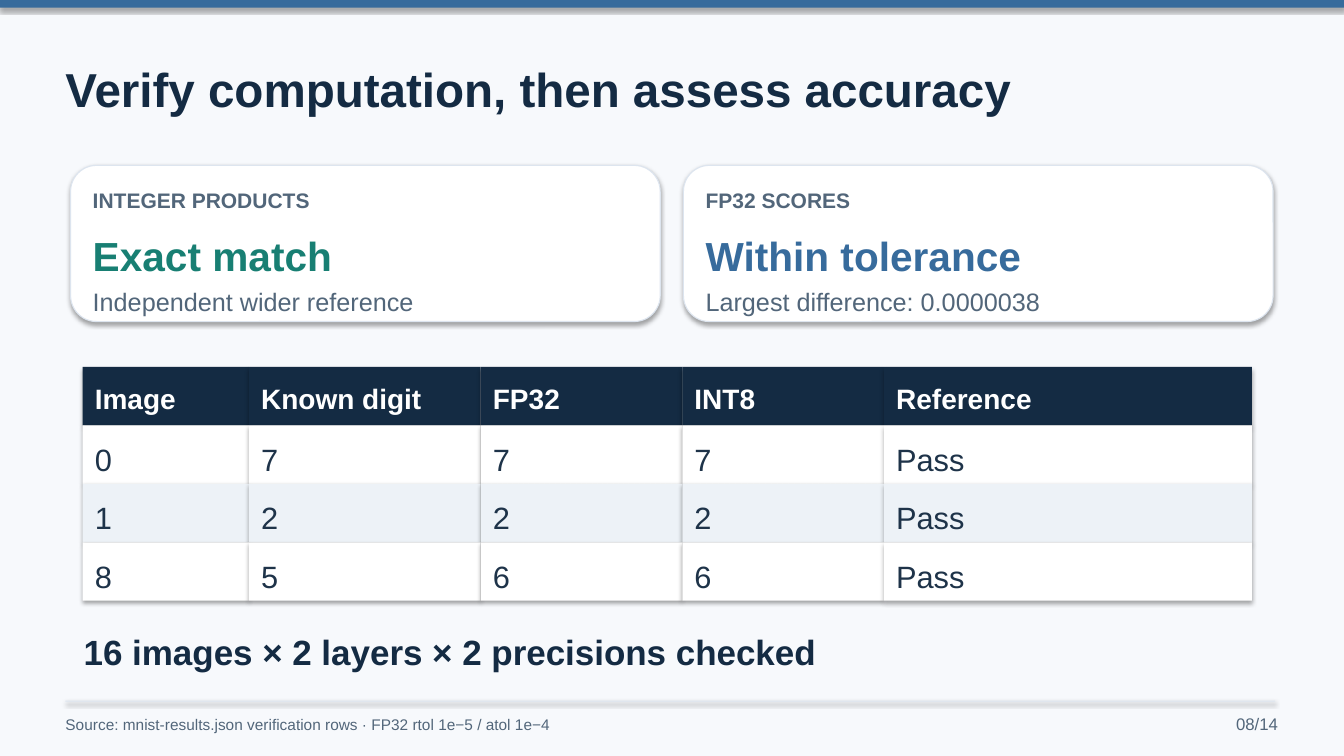
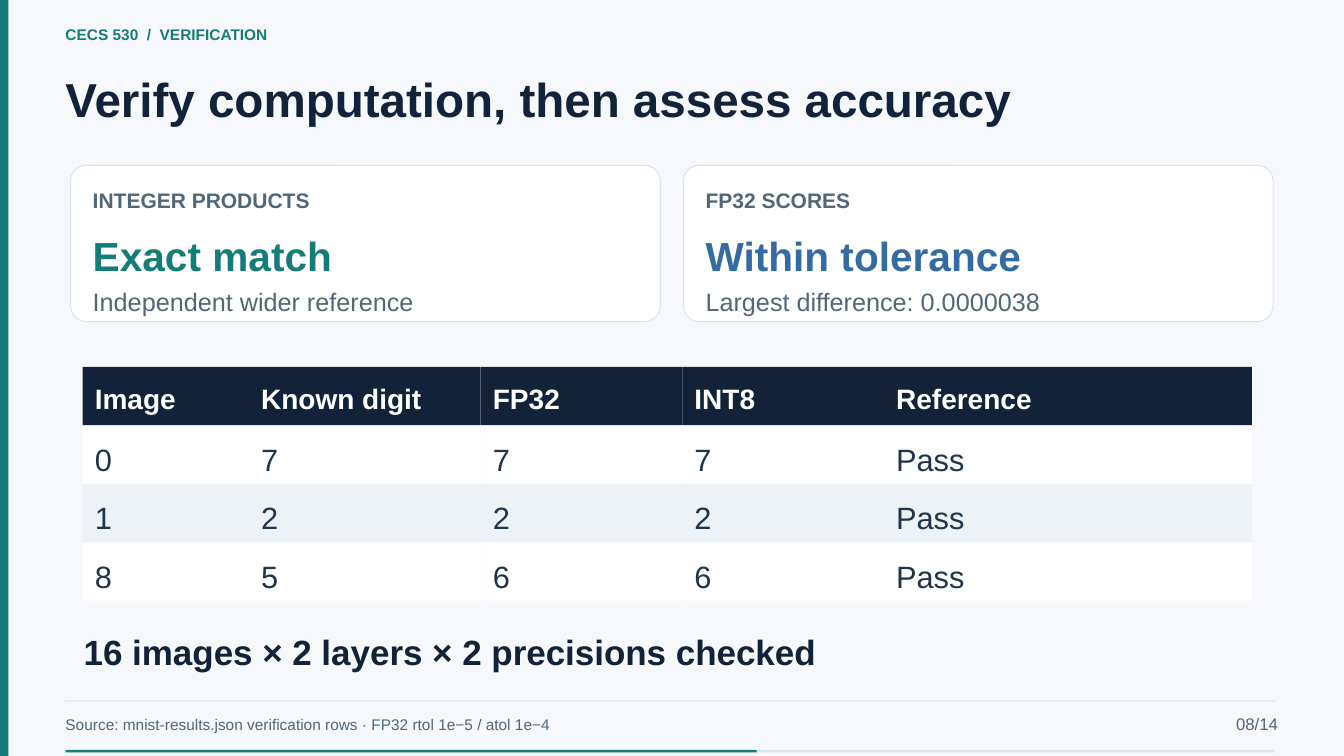
Before and after one commit to EnragedWaters/CECS-530-Quantized-Neural-Network-Accelerator, a slide deck: slide 8 of presentation/project-presentation.pptx. Drawn at 1344x756 pixels with LibreOffice and Linux fonts; fonts in the diff are those of the drawing. Boxes give left, top, right and bottom in pixels: in the first picture for what was removed or moved away, otherwise in the second. Text is boxed around its words. In the diff, an @@ line names an element or a change of style, - is before the commit and + after.

Commit message:
applying a theme to powerpoint to pretty it up

```diff
--- a/presentation/project-presentation.pptx
+++ b/presentation/project-presentation.pptx
@@ background #F7F9FC to #F6F8FB @@
@@ rectangle removed at <box>0,0,1344,7</box> @@
@@ rectangle added at <box>0,0,9,756</box>, fill #147D78 @@
@@ text added at <box>65,29,268,40</box>, 11 pt, text #147D78, bold @@
+CECS 530 / VERIFICATION
@@ text "Verify computation, then assess accuracy": place and size @@
-text "Verify computation, then assess accuracy" at <box>65,72,1011,117</box>
+text "Verify computation, then assess accuracy" at <box>65,82,1011,127</box>
@@ text "Verify computation, then assess accuracy" at <box>65,82,1011,127</box>: text colour #142B43 to #122339 @@
@@ rounded rectangle at <box>71,165,660,322</box>: outline #DDE5EF 0.8 pt to #DCE5EE 0.8 pt; shadow off; proportions changed @@
@@ rounded rectangle at <box>684,165,1273,322</box>: outline #DDE5EF 0.8 pt to #DCE5EE 0.8 pt; shadow off; proportions changed @@
@@ fill #142B43 to #122339; shadow off in 5 elements at <box>83,367,249,425</box>, <box>249,367,481,425</box>, <box>481,367,683,425</box>, <box>683,367,884,425</box>, <box>884,367,1252,425</box> @@
@@ shadow off in 15 elements at <box>83,425,249,484</box>, <box>249,425,481,484</box>, <box>481,425,683,484</box>, <box>683,425,884,484</box>, <box>884,425,1252,484</box>, <box>83,484,249,542</box>, <box>249,484,481,542</box>, <box>481,484,683,542</box>, <box>683,484,884,542</box>, <box>884,484,1252,542</box>, <box>83,542,249,601</box>, <box>249,542,481,601</box>, <box>481,542,683,601</box>, <box>683,542,884,601</box>, <box>884,542,1252,601</box> @@
@@ text colour #1E3349 to #20344B in 10 elements at <box>95,508,112,529</box>, <box>261,507,278,529</box>, <box>493,507,510,529</box>, <box>694,507,711,529</box>, <box>896,508,964,530</box>, <box>95,566,112,589</box>, <box>261,566,278,589</box>, <box>493,566,510,589</box>, <box>694,566,711,589</box>, <box>896,566,964,589</box> @@
@@ rectangle at <box>66,701,1275,702</box>: fill #DDE5EF to #DCE5EE; shadow off @@
@@ rectangle added at <box>66,750,1275,753</box>, fill #DCE5EE @@
@@ rectangle added at <box>66,750,757,753</box>, fill #147D78 @@
```
Also in this commit, not shown: 17 other slides changed, 2 other files.
